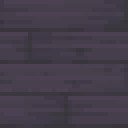
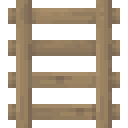
Comparing the layer stacks of the two 128x128 images. Changes:
added group "Doors" with 2 layers above "Planks" over (x1=0, y1=0, x2=128, y2=128)
added layer "ladder" in group "Doors" over (x1=8, y1=0, x2=120, y2=128)
hid group "Planks" (24 layers) over (x1=0, y1=0, x2=128, y2=128)
hid group "BoP Planks" (16 layers) over (x1=0, y1=0, x2=128, y2=128)
hid "planks_spruce" over (x1=0, y1=0, x2=128, y2=128)
hid "planks_jungle" over (x1=0, y1=0, x2=128, y2=128)
hid "planks_big_oak_lines copy" over (x1=0, y1=0, x2=128, y2=128)
hid group "LogTops" (30 layers) over (x1=0, y1=0, x2=128, y2=128)
hid group "LogSides" (28 layers) over (x1=0, y1=0, x2=128, y2=128)
hid group "BoP Logs" (21 layers) over (x1=0, y1=0, x2=128, y2=128)
hid "log_spruce" over (x1=0, y1=0, x2=128, y2=128)
hid "log_oak" over (x1=0, y1=0, x2=128, y2=128)
